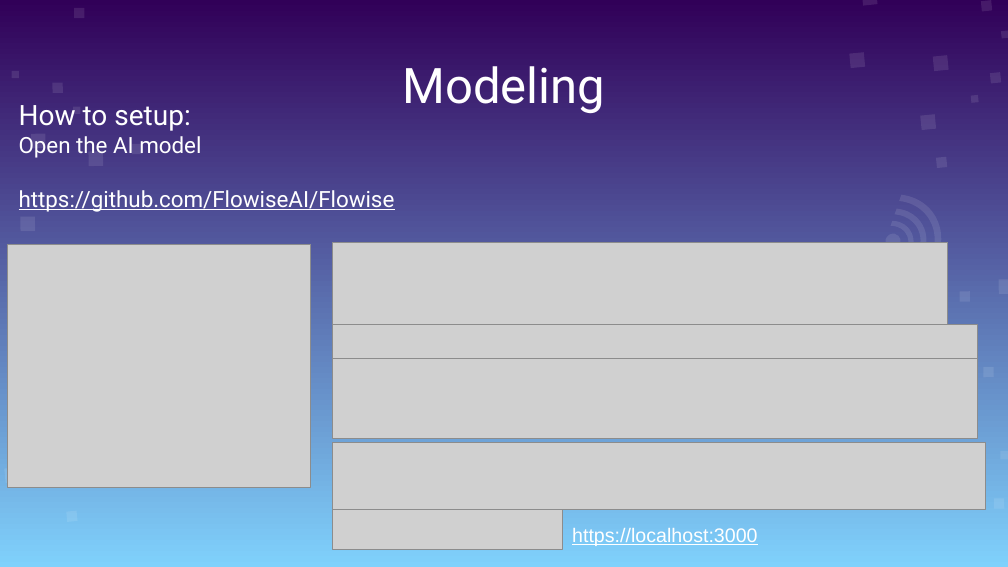
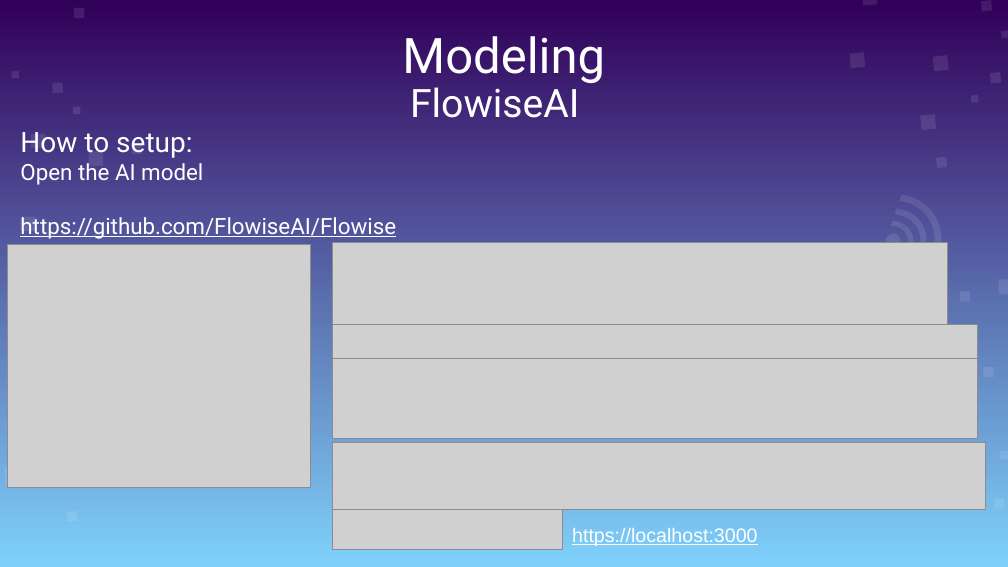
Before and after one commit to meohoangdeptrai1407/Thesis_Psychology, a slide deck: slide 24 of Therapy Chatbot V2.pptx (slide 23 before the commit). Drawn at 1008x567 pixels with LibreOffice and Linux fonts; fonts in the diff are those of the drawing; grey boxes stand for pictures. Boxes give left, top, right and bottom in pixels: in the first picture for what was removed or moved away, otherwise in the second. Text is boxed around its words. In the diff, an @@ line names an element or a change of style, - is before the commit and + after.

```diff
--- a/Therapy Chatbot V2.pptx
+++ b/Therapy Chatbot V2.pptx
@@ title "Modeling": place and size @@
-title "Modeling" at bbox=[402, 66, 605, 114]
+title "Modeling" at bbox=[402, 36, 605, 84]
@@ text added at bbox=[410, 87, 580, 118], 28 pt, text #FFFFFF @@
+FlowiseAI
@@ text "How to setup:": place and size @@
-text "How to setup:" at bbox=[19, 105, 395, 212]
+text "How to setup:" at bbox=[20, 132, 396, 239]
```
Also in this commit, not shown: 7 other slides changed, 4 slides added, 3 slides removed.
